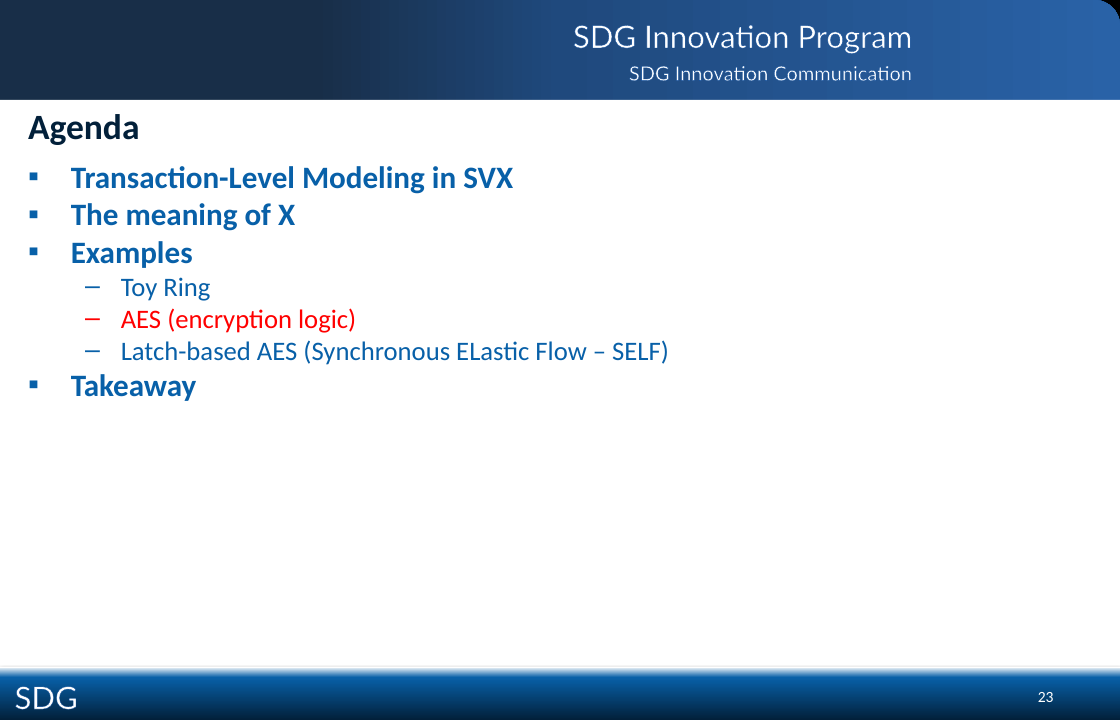
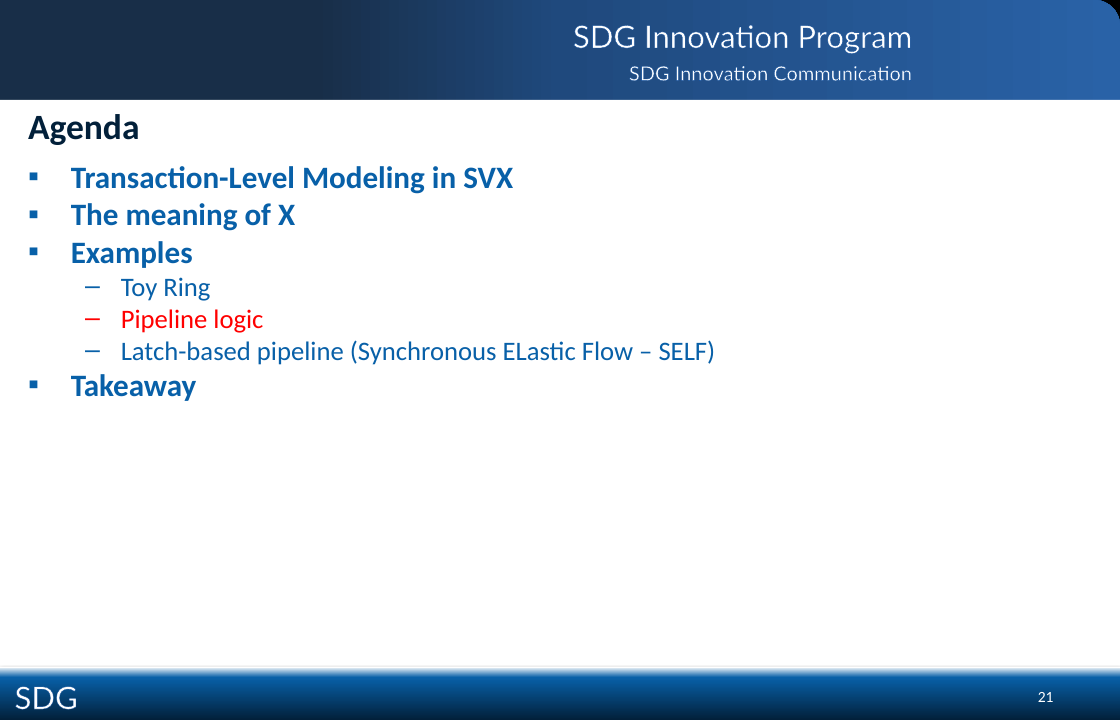
Before and after one commit to SystemVerilogX/SVX, a slide deck: slide 21 of SVX Docs/SVX Public Docs/SVX Data Flow.pptx (slide 23 before the commit). Drawn at 1120x720 pixels with LibreOffice and Linux fonts; fonts in the diff are those of the drawing; background and template pictures are left out. Boxes give left, top, right and bottom in pixels: in the first picture for what was removed or moved away, otherwise in the second. Text is boxed around its words. In the diff, an @@ line names an element or a change of style, - is before the commit and + after.

```diff
--- a/SVX Docs/SVX Public Docs/SVX Data Flow.pptx
+++ b/SVX Docs/SVX Public Docs/SVX Data Flow.pptx
@@ text at (121,309,716,365): text changed @@
-  – AES (encryption logic)
-  – Latch-based AES (Synchronous ELastic Flow – SELF)
+  – Pipeline logic
+  – Latch-based pipeline (Synchronous ELastic Flow – SELF)
@@ page number at (1038,692,1054,702): text changed @@
-23
+21
```
Also in this commit, not shown: 12 other slides changed, 1 slide added, 3 slides removed.
